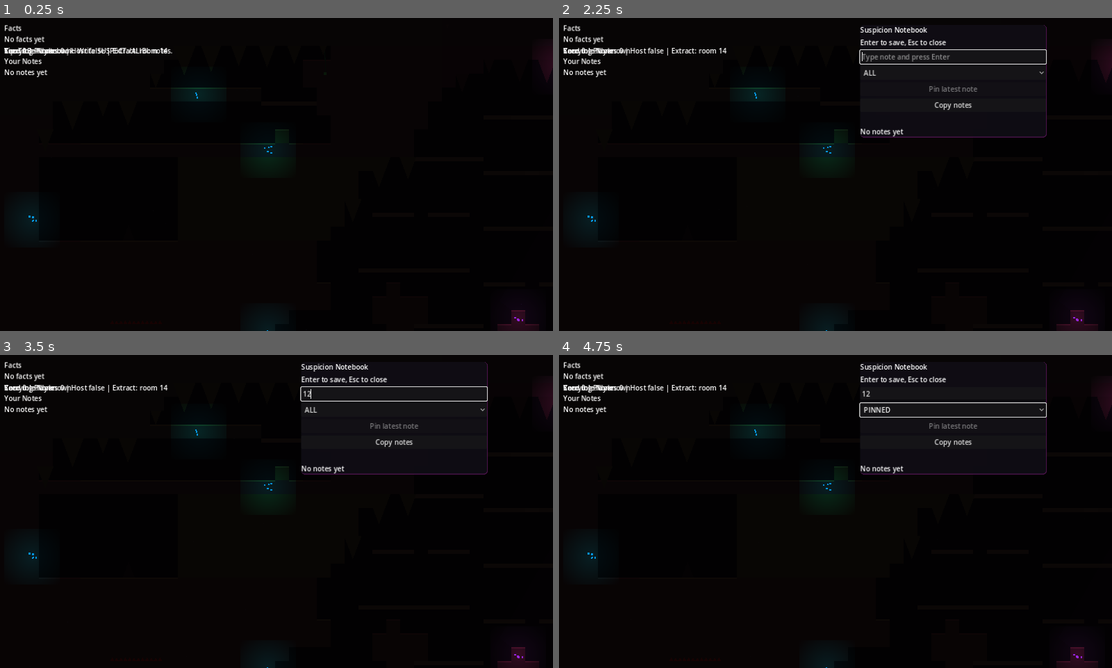
Above: before the commit, frames 1-4 (two rows, left to right).
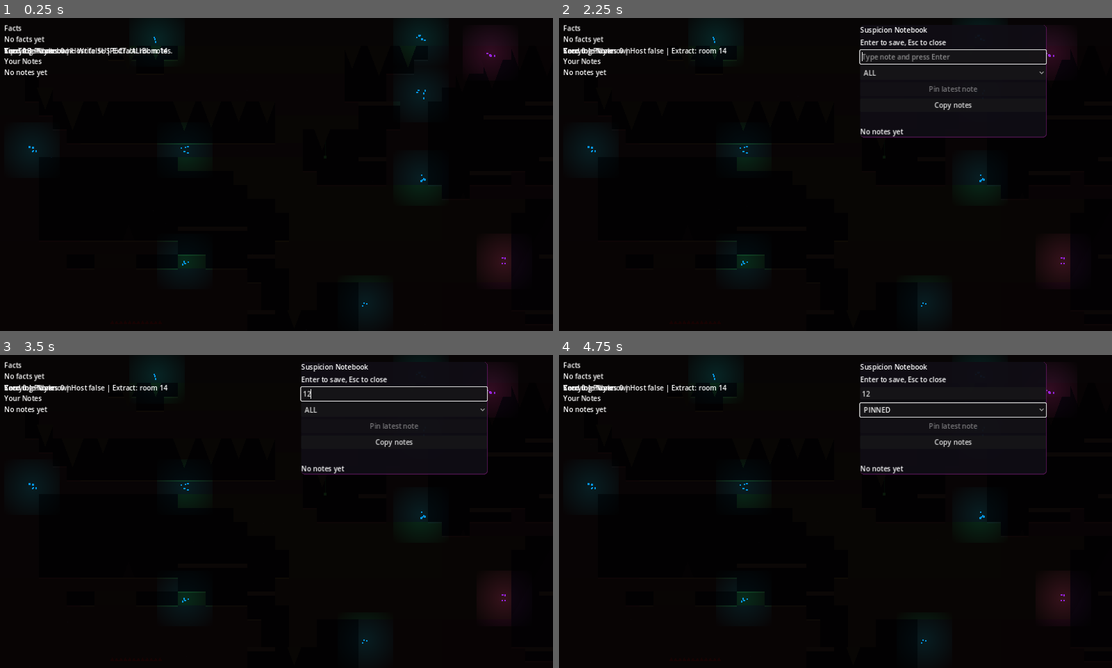
Above: after the commit, the same moments.

Repository: Jordans14/DeductionDelve
Game: Godot game, scene res://scenes/Game.tscn
Two runs of this game, one before a commit and one after it. Both use one fixed random seed, a clock stepped at 60 frames per second and the inputs below. This scene is started directly instead of the project's main scene.
Inputs (mouse positions are in pixels of both pictures, inside the frame that each line leads up to):
- Up to frame 1 (0.25 s): no input
- Up to frame 2 (2.25 s): tap Enter (ui_accept) at 0.5, 0.77, 1.25, 1.52, 2 s; hold X 0.53-1.28 s; hold Right (ui_right) 0.53-2.03 s; tap Tab at 1.35 s; hold Left (ui_left) from 2.03 s (still down); tap N at 2.1 s
- Up to frame 3 (3.5 s): release Left (ui_left) at 2.75 s; click (392, 392) at 2.77 s; type "12" at 2.85 s
- Up to frame 4 (4.75 s): click "ALL" at 3.5 s; click "Copy notes" at 4.25 s

The runs differ from the first frame. In frame 1, 3.3% of the frame differs, in the area x 4-100%, y 3-100%; in frame 2, 2.9%; in frame 3, 2.9%; in frame 4, 2.9%.

Commit message:
Ultimate 'Sprawling Cave' Generator: Overhauled the base layer to use a '0-crossing Worm Noise' algorithm mixed with a 'Simplex Chamber' algorithm. This produces a sprawling, highly interconnected, deeply sprawling cavern system with massive winding pathways branching everywhere organically. Bypasses the 'singular tunnel' linearity completely. Reduced the critical path radius to act as a fallback logic.

Diff:
--- a/godot/src/gen/room_builder.gd
+++ b/godot/src/gen/room_builder.gd
@@ -110,30 +110,34 @@
 	var cave_noise := FastNoiseLite.new()
 	cave_noise.seed = run_seed
 	cave_noise.noise_type = FastNoiseLite.TYPE_SIMPLEX
-	cave_noise.frequency = 0.045
+	cave_noise.frequency = 0.04
 	cave_noise.fractal_type = FastNoiseLite.FRACTAL_FBM
-	cave_noise.fractal_octaves = 4
-	cave_noise.fractal_lacunarity = 2.0
-	cave_noise.fractal_gain = 0.5
-	cave_noise.domain_warp_enabled = true
-	cave_noise.domain_warp_amplitude = 45.0
-	cave_noise.domain_warp_frequency = 0.03
-
-	var detail := FastNoiseLite.new()
-	detail.seed = run_seed + 1337
-	detail.noise_type = FastNoiseLite.TYPE_SIMPLEX
-	detail.frequency = 0.12
-	detail.fractal_octaves = 2
+	cave_noise.fractal_octaves = 3
+
+	var chamber_noise := FastNoiseLite.new()
+	chamber_noise.seed = run_seed + 1337
+	chamber_noise.noise_type = FastNoiseLite.TYPE_SIMPLEX
+	chamber_noise.frequency = 0.025
+	chamber_noise.fractal_octaves = 2
 
 	var grid := []
 	for x in range(GW):
 		var col := []
 		for y in range(GH):
-			var n1 : float = cave_noise.get_noise_2d(float(x), float(y))
-			var n2 : float = detail.get_noise_2d(float(x), float(y)) * 0.2
-			var depth_bias : float = float(y) / float(GH) * 0.15
-			# Lower check ensures we are mostly dense rock (60%+ solid)
-			var is_wall : bool = (n1 + n2) < (0.2 + depth_bias)
+			var n : float = cave_noise.get_noise_2d(float(x), float(y))
+			var nc : float = chamber_noise.get_noise_2d(float(x), float(y))
+
+			# 0-crossing worm noise generates a deeply interconnected, sprawling maze of tunnels!
+			var is_tunnel : bool = abs(n) < 0.16
+
+			# Secondary noise carves out large, organic cave rooms
+			var is_chamber : bool = nc > 0.35
+
+			# Introduce a bit of organic roughness before smoothing
+			if randf() < 0.03:
+				is_tunnel = not is_tunnel
+
+			var is_wall : bool = not (is_tunnel or is_chamber)
 			col.append(is_wall)
 		grid.append(col)
 	return grid
@@ -163,7 +167,7 @@
 # ============================================================
 # STAGE 3: SPELUNKY DRUNKARD-WALK CRITICAL PATH
 # ============================================================
-func _carve_critical_path(grid: Array, run_seed: int, radius: float = 4.5) -> void:
+func _carve_critical_path(grid: Array, run_seed: int, radius: float = 2.8) -> void:
 	var rng := RandomNumberGenerator.new()
 	rng.seed = run_seed + 7777
 	var cx : int = GW / 2; var cy : int = 3
